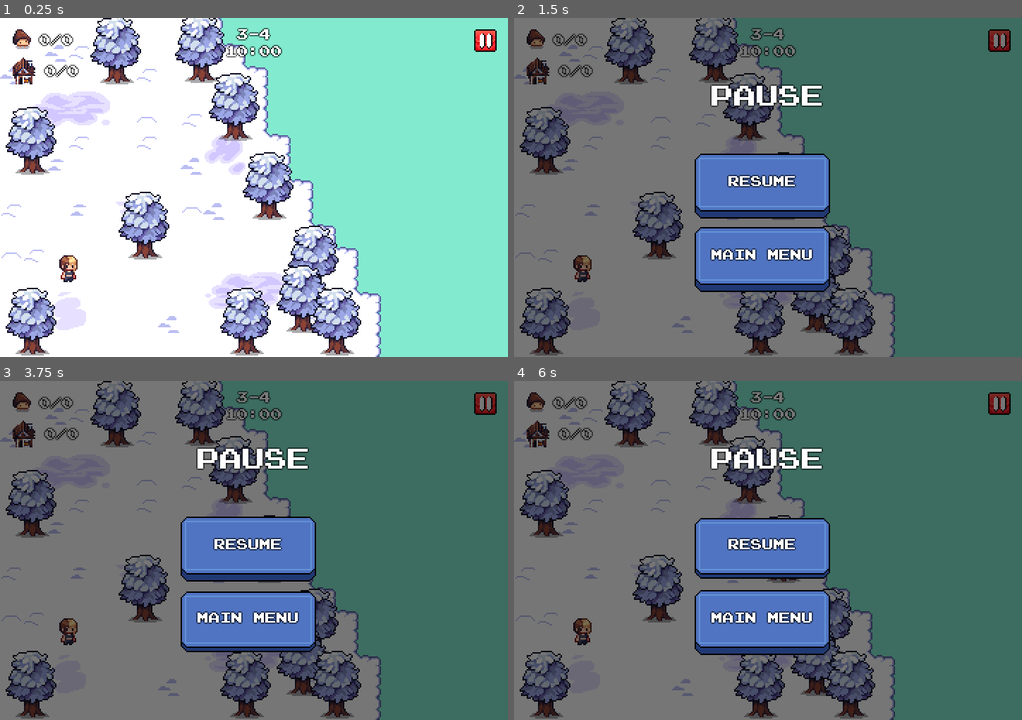
Above: before the commit, frames 1-4 (two rows, left to right).
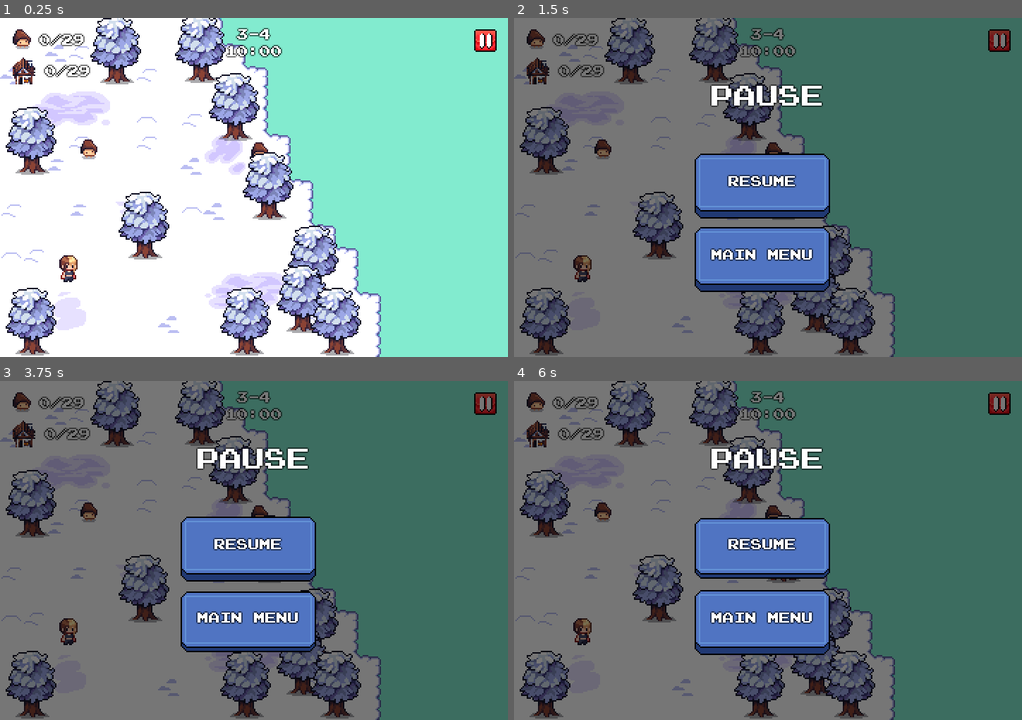
Above: after the commit, the same moments.

Repository: dmitrii-eremin/watch-your-step
Game: Godot game, scene res://scenes/levels/level_23.tscn
Same seed, same stepped clock (60 frames per second), same inputs: the game is played once before the commit and once after it. This scene is started directly instead of the project's main scene.
Inputs (mouse positions are in pixels of both pictures, inside the frame that each line leads up to):
- Up to frame 1 (0.25 s): no input
- Up to frame 2 (1.5 s): click (1001, 41) at 0.5 s; tap Enter (ui_accept) at 1.25 s; move the mouse to (879, 170) at 1.27 s; hold Right (go_right) from 1.28 s (still down); click (879, 170) at 1.42 s
- Up to frame 3 (3.75 s): tap Enter (ui_accept) at 1.52, 2, 2.75, 3.5 s; release Right (go_right) at 2 s; drag from (152, 567) to (228, 618) at 2.02 s; move the mouse to (304, 475) at 2.77 s; hold Right (go_right) 2.78-3.5 s; drag from (228, 618) to (101, 499) at 3.52 s
- Up to frame 4 (6 s): move the mouse to (920, 601) at 4.27 s; hold Left (go_left) 4.28-5 s; tap Enter (ui_accept) at 4.52, 5, 5.75 s; drag from (615, 499) to (691, 465) at 5.02 s; move the mouse to (793, 550) at 5.77 s; hold Down (go_down) from 5.78 s (still down); click (793, 550) at 5.92 s

The runs differ from the first frame. In frame 1, 0.5% of the frame differs, in the area x 11-53%, y 4-42%; in frame 2, 0.4%; in frame 3, 0.4%; in frame 4, 0.4%.

Commit message:
level23 completed

Diff:
--- a/scenes/levels/level_23.tscn
+++ b/scenes/levels/level_23.tscn
@@ -1,8 +1,83 @@
-[gd_scene load_steps=4 format=4 uid="uid://b827x4y45qdbo"]
+[gd_scene load_steps=19 format=4 uid="uid://b827x4y45qdbo"]
 
 [ext_resource type="PackedScene" uid="uid://ddtoa4aqk6jy3" path="res://scenes/levels/basic_level.tscn" id="1_7frcu"]
 [ext_resource type="TileSet" uid="uid://cov4qvv0lopil" path="res://tilesets/winter.tres" id="2_83hsd"]
 [ext_resource type="PackedScene" uid="uid://cfav76elus1cx" path="res://scenes/tree.tscn" id="3_83hsd"]
+[ext_resource type="PackedScene" uid="uid://y1k0bbofm7jh" path="res://scenes/stone.tscn" id="4_tgxr0"]
+[ext_resource type="PackedScene" uid="uid://b5ke8t4tm5p1c" path="res://scenes/mushroom.tscn" id="5_3r7cu"]
+[ext_resource type="PackedScene" uid="uid://c5dyq0xckel6v" path="res://scenes/enemy.tscn" id="6_155pm"]
+
+[sub_resource type="Curve2D" id="Curve2D_ty7xx"]
+_data = {
+"points": PackedVector2Array(0, 0, 0, 0, 8, 648, 0, 0, 0, 0, 128, 648, 0, 0, 0, 0, 8, 648)
+}
+point_count = 3
+
+[sub_resource type="Curve2D" id="Curve2D_1o3dd"]
+_data = {
+"points": PackedVector2Array(0, 0, 0, 0, 104, 432, 0, 0, 0, 0, 104, 384, 0, 0, 0, 0, 168, 384, 0, 0, 0, 0, 104, 384, 0, 0, 0, 0, 104, 432)
+}
+point_count = 5
+
+[sub_resource type="Curve2D" id="Curve2D_155pm"]
+_data = {
+"points": PackedVector2Array(0, 0, 0, 0, 392, 608, 0, 0, 0, 0, 392, 480, 0, 0, 0, 0, 392, 608)
+}
+point_count = 3
+
+[sub_resource type="Curve2D" id="Curve2D_hqj44"]
+_data = {
+"points": PackedVector2Array(0, 0, 0, 0, 520, 504, 0, 0, 0, 0, 520, 640, 0, 0, 0, 0, 712, 640, 0, 0, 0, 0, 520, 640, 0, 0, 0, 0, 520, 504)
+}
+point_count = 5
+
+[sub_resource type="Curve2D" id="Curve2D_4dpby"]
+_data = {
+"points": PackedVector2Array(0, 0, 0, 0, 432, 784, 0, 0, 0, 0, 616, 784, 0, 0, 0, 0, 432, 784)
+}
+point_count = 3
+
+[sub_resource type="Curve2D" id="Curve2D_4qh5e"]
+_data = {
+"points": PackedVector2Array(0, 0, 0, 0, 856, 800, 0, 0, 0, 0, 856, 872, 0, 0, 0, 0, 888, 872, 0, 0, 0, 0, 888, 840, 0, 0, 0, 0, 928, 840, 0, 0, 0, 0, 928, 888, 0, 0, 0, 0, 872, 888, 0, 0, 0, 0, 872, 800, 0, 0, 0, 0, 856, 800)
+}
+point_count = 9
+
+[sub_resource type="Curve2D" id="Curve2D_rcxxp"]
+_data = {
+"points": PackedVector2Array(0, 0, 0, 0, 1000, 800, 0, 0, 0, 0, 1080, 800, 0, 0, 0, 0, 1080, 760, 0, 0, 0, 0, 1160, 760, 0, 0, 0, 0, 1160, 728, 0, 0, 0, 0, 1208, 728, 0, 0, 0, 0, 1208, 688, 0, 0, 0, 0, 1000, 688, 0, 0, 0, 0, 1000, 800, 0, 0, 0, 0, 1080, 800)
+}
+point_count = 10
+
+[sub_resource type="Curve2D" id="Curve2D_tetix"]
+_data = {
+"points": PackedVector2Array(0, 0, 0, 0, 1000, 568, 0, 0, 0, 0, 1000, 400, 0, 0, 0, 0, 1000, 568)
+}
+point_count = 3
+
+[sub_resource type="Curve2D" id="Curve2D_r7t1r"]
+_data = {
+"points": PackedVector2Array(0, 0, 0, 0, 880, 240, 0, 0, 0, 0, 880, 328, 0, 0, 0, 0, 808, 328, 0, 0, 0, 0, 880, 328, 0, 0, 0, 0, 880, 240)
+}
+point_count = 5
+
+[sub_resource type="Curve2D" id="Curve2D_rfehh"]
+_data = {
+"points": PackedVector2Array(0, 0, 0, 0, 544, 296, 0, 0, 0, 0, 544, 104, 0, 0, 0, 0, 544, 296)
+}
+point_count = 3
+
+[sub_resource type="Curve2D" id="Curve2D_318w8"]
+_data = {
+"points": PackedVector2Array(0, 0, 0, 0, 296, 192, 0, 0, 0, 0, 432, 192, 0, 0, 0, 0, 432, 80, 0, 0, 0, 0, 432, 192, 0, 0, 0, 0, 296, 192)
+}
+point_count = 5
+
+[sub_resource type="Curve2D" id="Curve2D_rwau5"]
+_data = {
+"points": PackedVector2Array(0, 0, 0, 0, 136, 8, 0, 0, 0, 0, 136, 96, 0, 0, 0, 0, 304, 96, 0, 0, 0, 0, 304, 64, 0, 0, 0, 0, 376, 64, 0, 0, 0, 0, 376, 32, 0, 0, 0, 0, 360, 32, 0, 0, 0, 0, 360, 8, 0, 0, 0, 0, 136, 8)
+}
+point_count = 9
 
 [node name="Level23" instance=ExtResource("1_7frcu")]
 metadata/level = "level23"
@@ -597,8 +672,294 @@
 position = Vector2(656, 719)
 season = 2
 
+[node name="Stone" parent="YSortedObjects/Obstacles" index="143" instance=ExtResource("4_tgxr0")]
+position = Vector2(392, 15)
+season = 2
+
+[node name="Stone2" parent="YSortedObjects/Obstacles" index="144" instance=ExtResource("4_tgxr0")]
+position = Vector2(224, 126)
+season = 2
+
+[node name="Stone3" parent="YSortedObjects/Obstacles" index="145" instance=ExtResource("4_tgxr0")]
+position = Vector2(152, 364)
+season = 2
+
+[node name="Stone4" parent="YSortedObjects/Obstacles" index="146" instance=ExtResource("4_tgxr0")]
+position = Vector2(588, 208)
+season = 2
+
+[node name="Stone5" parent="YSortedObjects/Obstacles" index="147" instance=ExtResource("4_tgxr0")]
+position = Vector2(976, 333)
+season = 2
+
+[node name="Stone6" parent="YSortedObjects/Obstacles" index="148" instance=ExtResource("4_tgxr0")]
+position = Vector2(660, 543)
+season = 2
+
+[node name="Stone7" parent="YSortedObjects/Obstacles" index="149" instance=ExtResource("4_tgxr0")]
+position = Vector2(460, 871)
+season = 2
+
+[node name="Stone8" parent="YSortedObjects/Obstacles" index="150" instance=ExtResource("4_tgxr0")]
+position = Vector2(968, 750)
+season = 2
+
+[node name="Stone9" parent="YSortedObjects/Obstacles" index="151" instance=ExtResource("4_tgxr0")]
+position = Vector2(1024, 461)
+season = 2
+
+[node name="Stone10" parent="YSortedObjects/Obstacles" index="152" instance=ExtResource("4_tgxr0")]
+position = Vector2(1168, 808)
+season = 2
+
+[node name="Stone11" parent="YSortedObjects/Obstacles" index="153" instance=ExtResource("4_tgxr0")]
+position = Vector2(1072, 82)
+season = 2
+
 [node name="Mushrooms" type="Node2D" parent="YSortedObjects" index="3"]
 y_sort_enabled = true
 
+[node name="Mushroom" parent="YSortedObjects/Mushrooms" index="0" instance=ExtResource("5_3r7cu")]
+position = Vector2(62.76407, 739.75275)
+
+[node name="Mushroom2" parent="YSortedObjects/Mushrooms" index="1" instance=ExtResource("5_3r7cu")]
+position = Vector2(184, 742)
+
+[node name="Mushroom3" parent="YSortedObjects/Mushrooms" index="2" instance=ExtResource("5_3r7cu")]
+position = Vector2(63, 314)
+
+[node name="Mushroom4" parent="YSortedObjects/Mushrooms" index="3" instance=ExtResource("5_3r7cu")]
+position = Vector2(160, 336)
+
+[node name="Mushroom5" parent="YSortedObjects/Mushrooms" index="4" instance=ExtResource("5_3r7cu")]
+position = Vector2(292, 492)
+
+[node name="Mushroom6" parent="YSortedObjects/Mushrooms" index="5" instance=ExtResource("5_3r7cu")]
+position = Vector2(580, 487)
+
+[node name="Mushroom7" parent="YSortedObjects/Mushrooms" index="6" instance=ExtResource("5_3r7cu")]
+position = Vector2(420, 653)
+
+[node name="Mushroom8" parent="YSortedObjects/Mushrooms" index="7" instance=ExtResource("5_3r7cu")]
+position = Vector2(620, 600)
+
+[node name="Mushroom9" parent="YSortedObjects/Mushrooms" index="8" instance=ExtResource("5_3r7cu")]
+position = Vector2(748, 591)
+
+[node name="Mushroom10" parent="YSortedObjects/Mushrooms" index="9" instance=ExtResource("5_3r7cu")]
+position = Vector2(636, 751)
+
+[node name="Mushroom11" parent="YSortedObjects/Mushrooms" index="10" instance=ExtResource("5_3r7cu")]
+position = Vector2(448, 840)
+
+[node name="Mushroom12" parent="YSortedObjects/Mushrooms" index="11" instance=ExtResource("5_3r7cu")]
+position = Vector2(904, 791)
+
+[node name="Mushroom13" parent="YSortedObjects/Mushrooms" index="12" instance=ExtResource("5_3r7cu")]
+position = Vector2(1216, 653)
+
+[node name="Mushroom14" parent="YSortedObjects/Mushrooms" index="13" instance=ExtResource("5_3r7cu")]
+position = Vector2(1256, 831)
+
+[node name="Mushroom15" parent="YSortedObjects/Mushrooms" index="14" instance=ExtResource("5_3r7cu")]
+position = Vector2(980, 600)
+
+[node name="Mushroom16" parent="YSortedObjects/Mushrooms" index="15" instance=ExtResource("5_3r7cu")]
+position = Vector2(1100, 722)
+
+[node name="Mushroom17" parent="YSortedObjects/Mushrooms" index="16" instance=ExtResource("5_3r7cu")]
+position = Vector2(1012, 368)
+
+[node name="Mushroom18" parent="YSortedObjects/Mushrooms" index="17" instance=ExtResource("5_3r7cu")]
+position = Vector2(832, 221)
+
+[node name="Mushroom19" parent="YSortedObjects/Mushrooms" index="18" instance=ExtResource("5_3r7cu")]
+position = Vector2(652, 285)
+
+[node name="Mushroom20" parent="YSortedObjects/Mushrooms" index="19" instance=ExtResource("5_3r7cu")]
+position = Vector2(676, 62)
+
+[node name="Mushroom21" parent="YSortedObjects/Mushrooms" index="20" instance=ExtResource("5_3r7cu")]
+position = Vector2(440, 15)
+
+[node name="Mushroom22" parent="YSortedObjects/Mushrooms" index="21" instance=ExtResource("5_3r7cu")]
+position = Vector2(432, 288)
+
+[node name="Mushroom23" parent="YSortedObjects/Mushrooms" index="22" instance=ExtResource("5_3r7cu")]
+position = Vector2(500, 136)
+
+[node name="Mushroom24" parent="YSortedObjects/Mushrooms" index="23" instance=ExtResource("5_3r7cu")]
+position = Vector2(296, 115)
+
+[node name="Mushroom25" parent="YSortedObjects/Mushrooms" index="24" instance=ExtResource("5_3r7cu")]
+position = Vector2(76, 48)
+
+[node name="Mushroom26" parent="YSortedObjects/Mushrooms" index="25" instance=ExtResource("5_3r7cu")]
+position = Vector2(1256, 418)
+
+[node name="Mushroom27" parent="YSortedObjects/Mushrooms" index="26" instance=ExtResource("5_3r7cu")]
+position = Vector2(1260, 262)
+
+[node name="Mushroom28" parent="YSortedObjects/Mushrooms" index="27" instance=ExtResource("5_3r7cu")]
+position = Vector2(1192, 208)
+
+[node name="Mushroom29" parent="YSortedObjects/Mushrooms" index="28" instance=ExtResource("5_3r7cu")]
+position = Vector2(1012, 16)
+
 [node name="Enemies" type="Node2D" parent="YSortedObjects" index="4"]
 y_sort_enabled = true
+
+[node name="Path2D" type="Path2D" parent="YSortedObjects/Enemies" index="0"]
+curve = SubResource("Curve2D_ty7xx")
+
+[node name="PathFollow2D" type="PathFollow2D" parent="YSortedObjects/Enemies/Path2D" index="0"]
+position = Vector2(70.95092, 648)
+progress = 62.950783
+
+[node name="Enemy" parent="YSortedObjects/Enemies/Path2D" index="1" node_paths=PackedStringArray("path_follower") instance=ExtResource("6_155pm")]
+position = Vector2(70.95092, 648)
+path_follower = NodePath("../PathFollow2D")
+enemy_type = 3
+
+[node name="Path2D2" type="Path2D" parent="YSortedObjects/Enemies" index="1"]
+curve = SubResource("Curve2D_1o3dd")
+
+[node name="PathFollow2D" type="PathFollow2D" parent="YSortedObjects/Enemies/Path2D2" index="0"]
+position = Vector2(104, 388.67844)
+rotation = -1.5707964
+progress = 43.293224
+
+[node name="Enemy" parent="YSortedObjects/Enemies/Path2D2" index="1" node_paths=PackedStringArray("path_follower") instance=ExtResource("6_155pm")]
+position = Vector2(104, 388.67844)
+path_follower = NodePath("../PathFollow2D")
+enemy_type = 4
+
+[node name="Path2D3" type="Path2D" parent="YSortedObjects/Enemies" index="2"]
+curve = SubResource("Curve2D_155pm")
+
+[node name="PathFollow2D" type="PathFollow2D" parent="YSortedObjects/Enemies/Path2D3" index="0"]
+position = Vector2(392, 581.83563)
+rotation = 1.5707964
+progress = 229.95212
+
+[node name="Enemy" parent="YSortedObjects/Enemies/Path2D3" index="1" node_paths=PackedStringArray("path_follower") instance=ExtResource("6_155pm")]
+position = Vector2(392, 581.83563)
+path_follower = NodePath("../PathFollow2D")
+
+[node name="Path2D4" type="Path2D" parent="YSortedObjects/Enemies" index="3"]
+curve = SubResource("Curve2D_hqj44")
+
+[node name="PathFollow2D" type="PathFollow2D" parent="YSortedObjects/Enemies/Path2D4" index="0"]
+position = Vector2(524.18634, 640)
+progress = 140.25
+
+[node name="Enemy" parent="YSortedObjects/Enemies/Path2D4" index="1" node_paths=PackedStringArray("path_follower") instance=ExtResource("6_155pm")]
+position = Vector2(524.18634, 640)
+speed = 45.0
+path_follower = NodePath("../PathFollow2D")
+enemy_type = 6
+
+[node name="Path2D5" type="Path2D" parent="YSortedObjects/Enemies" index="4"]
+curve = SubResource("Curve2D_4dpby")
+
+[node name="PathFollow2D" type="PathFollow2D" parent="YSortedObjects/Enemies/Path2D5" index="0"]
+position = Vector2(527.9697, 784)
+rotation = 3.1415925
+progress = 272.03055
+
+[node name="Enemy" parent="YSortedObjects/Enemies/Path2D5" index="1" node_paths=PackedStringArray("path_follower") instance=ExtResource("6_155pm")]
+position = Vector2(527.9697, 784)
+path_follower = NodePath("../PathFollow2D")
+enemy_type = 2
+
+[node name="Path2D6" type="Path2D" parent="YSortedObjects/Enemies" index="5"]
+curve = SubResource("Curve2D_4qh5e")
+
+[node name="PathFollow2D" type="PathFollow2D" parent="YSortedObjects/Enemies/Path2D6" index="0"]
+position = Vector2(887.8986, 842.50775)
+rotation = -1.5707964
+progress = 133.3665
+
+[node name="Enemy" parent="YSortedObjects/Enemies/Path2D6" index="1" node_paths=PackedStringArray("path_follower") instance=ExtResource("6_155pm")]
+position = Vector2(887.8986, 842.50775)
+path_follower = NodePath("../PathFollow2D")
+enemy_type = 5
+
+[node name="Path2D7" type="Path2D" parent="YSortedObjects/Enemies" index="6"]
+curve = SubResource("Curve2D_rcxxp")
+
+[node name="PathFollow2D" type="PathFollow2D" parent="YSortedObjects/Enemies/Path2D7" index="0"]
+position = Vector2(1208, 706.8293)
+rotation = -1.5707964
+progress = 301.16675
+
+[node name="Enemy" parent="YSortedObjects/Enemies/Path2D7" index="1" node_paths=PackedStringArray("path_follower") instance=ExtResource("6_155pm")]
+position = Vector2(1208, 706.8293)
+speed = 45.0
+path_follower = NodePath("../PathFollow2D")
+enemy_type = 6
+
+[node name="Path2D8" type="Path2D" parent="YSortedObjects/Enemies" index="7"]
+curve = SubResource("Curve2D_tetix")
+
+[node name="PathFollow2D" type="PathFollow2D" parent="YSortedObjects/Enemies/Path2D8" index="0"]
+position = Vector2(1000, 517.331)
+rotation = -1.5707964
+progress = 50.676292
+
+[node name="Enemy" parent="YSortedObjects/Enemies/Path2D8" index="1" node_paths=PackedStringArray("path_follower") instance=ExtResource("6_155pm")]
+position = Vector2(1000, 517.331)
+path_follower = NodePath("../PathFollow2D")
+enemy_type = 4
+
+[node name="Path2D9" type="Path2D" parent="YSortedObjects/Enemies" index="8"]
+curve = SubResource("Curve2D_r7t1r")
+
+[node name="PathFollow2D" type="PathFollow2D" parent="YSortedObjects/Enemies/Path2D9" index="0"]
+position = Vector2(809.72064, 328)
+rotation = 1.1073328
+progress = 162.00328
+
+[node name="Enemy" parent="YSortedObjects/Enemies/Path2D9" index="1" node_paths=PackedStringArray("path_follower") instance=ExtResource("6_155pm")]
+position = Vector2(809.72064, 328)
+path_follower = NodePath("../PathFollow2D")
+enemy_type = 3
+
+[node name="Path2D10" type="Path2D" parent="YSortedObjects/Enemies" index="9"]
+curve = SubResource("Curve2D_rfehh")
+
+[node name="PathFollow2D" type="PathFollow2D" parent="YSortedObjects/Enemies/Path2D10" index="0"]
+position = Vector2(544, 157.31429)
+rotation = -1.5707964
+progress = 138.6786
+
+[node name="Enemy" parent="YSortedObjects/Enemies/Path2D10" index="1" node_paths=PackedStringArray("path_follower") instance=ExtResource("6_155pm")]
+position = Vector2(544, 157.31429)
+path_follower = NodePath("../PathFollow2D")
+
+[node name="Path2D11" type="Path2D" parent="YSortedObjects/Enemies" index="10"]
+curve = SubResource("Curve2D_318w8")
+
+[node name="PathFollow2D" type="PathFollow2D" parent="YSortedObjects/Enemies/Path2D11" index="0"]
+position = Vector2(356.64972, 192)
+rotation = 3.1415925
+progress = 435.34875
+
+[node name="Enemy" parent="YSortedObjects/Enemies/Path2D11" index="1" node_paths=PackedStringArray("path_follower") instance=ExtResource("6_155pm")]
+position = Vector2(356.64972, 192)
+path_follower = NodePath("../PathFollow2D")
+enemy_type = 5
+
+[node name="Path2D12" type="Path2D" parent="YSortedObjects/Enemies" index="11"]
+curve = SubResource("Curve2D_rwau5")
+
+[node name="PathFollow2D" type="PathFollow2D" parent="YSortedObjects/Enemies/Path2D12" index="0"]
+position = Vector2(154.9714, 8)
+rotation = 3.1415925
+progress = 637.00244
+
+[node name="Enemy" parent="YSortedObjects/Enemies/Path2D12" index="1" node_paths=PackedStringArray("path_follower") instance=ExtResource("6_155pm")]
+position = Vector2(154.9714, 8)
+speed = 40.0
+path_follower = NodePath("../PathFollow2D")
+enemy_type = 6
